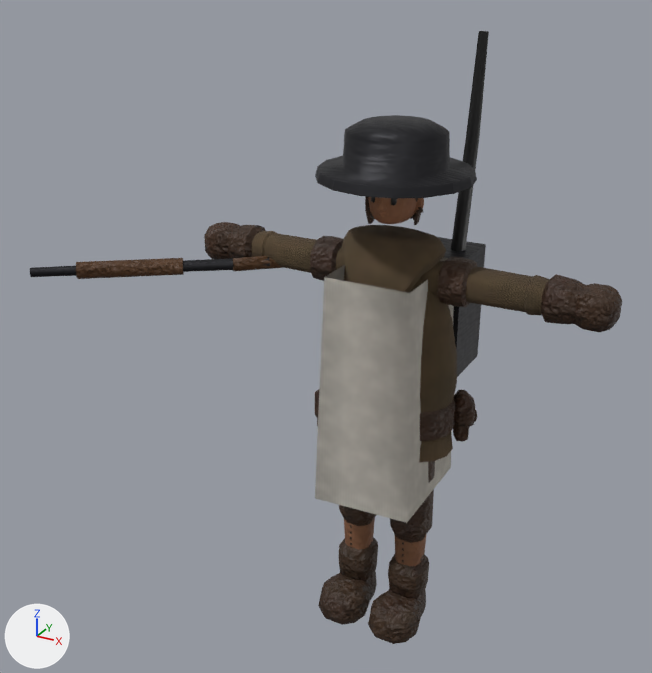
One commit to the glTF model csharp/Unciv.Godot/Packs/units/models/unit/Infantry.glb: the scene before it, then after it.
Camera for both pictures: a 50 mm lens placed at (0.562, -1.239, 1.144), pointed at (-0.108, -0.022, 0.535). Arrows for +X, +Y and +Z are at lower left; the lights stay in place. The first picture is the older version. Where no turn or scale is listed for an object, it has been applied to the vertices. Vertices at exactly the same position are counted once.

In view in the first picture: 'Rifle', 'Warrior'.
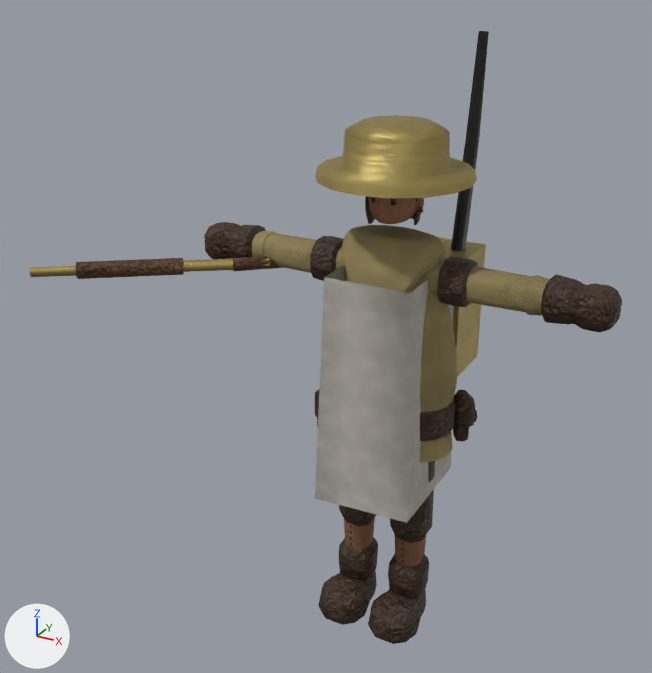
The change, as a diff of the scene's bpy script:
```diff
--- a/csharp/Unciv.Godot/Packs/units/models/unit/Infantry.glb.py
+++ b/csharp/Unciv.Godot/Packs/units/models/unit/Infantry.glb.py
@@ me_mesh_skinned @@
 me_mesh_skinned.from_pydata(...)  # 2516 vertices, 4677 faces; spans x -0.353..0.353, y -0.124..0.206, z 0.015..1.029
 # used by ob_warrior; location = (0.0, 0.0, -0.015)
+# me_mesh_skinned part 1: 1086 faces centred in x -0.241..0.241, y -0.073..0.073, z 0.374..0.741 are repainted in the vertex colours; the middle colour goes from brown #5a4935 to yellow #9c8d5f
+# me_mesh_skinned part 2: 172 faces centred in x -0.118..0.119, y -0.119..0.206, z 0.464..0.913 are repainted in the vertex colours; the middle colour goes from dark grey #2e2e32 to yellow #b4a060
 me_mesh_skinned.materials.append(mat_wool)
@@ me_mesh_rifle @@
 me_mesh_rifle.from_pydata(...)  # 60 vertices, 108 faces; spans x -0.253..0.18, y -0.211..0.14, z -0.015..0.015
 # used by ob_rifle; location = (-0.282, -0.047, 0.648)
+# me_mesh_rifle part 3: 48 faces centred in x -0.251..0.07, y -0.208..0.028, z -0.009..0.009 are repainted in the vertex colours; the middle colour goes from dark grey #2e2e32 to yellow #b4a060
 me_mesh_rifle.materials.append(mat_iron)
```

Pixel boxes [x1, y1, x2, y2] of what changed, in the pictures (652 x 673 px):
part 1 of me_mesh_skinned, recoloured (brown to yellow): [252, 225, 550, 463] in both
part 2 of me_mesh_skinned, recoloured (dark grey to yellow): [315, 115, 486, 377] in both
part 3 of me_mesh_rifle, recoloured (dark grey to yellow): [30, 257, 270, 277] in both
